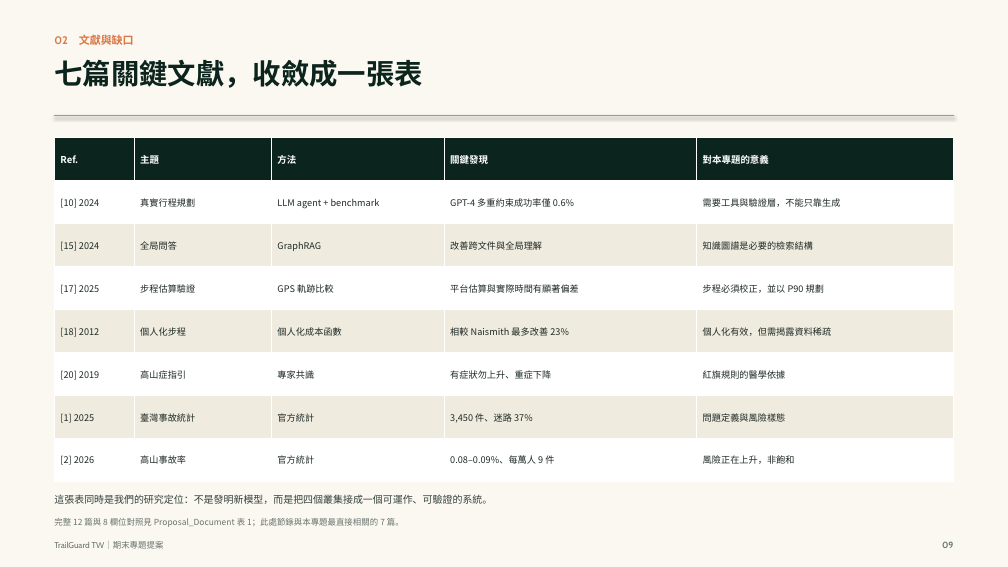
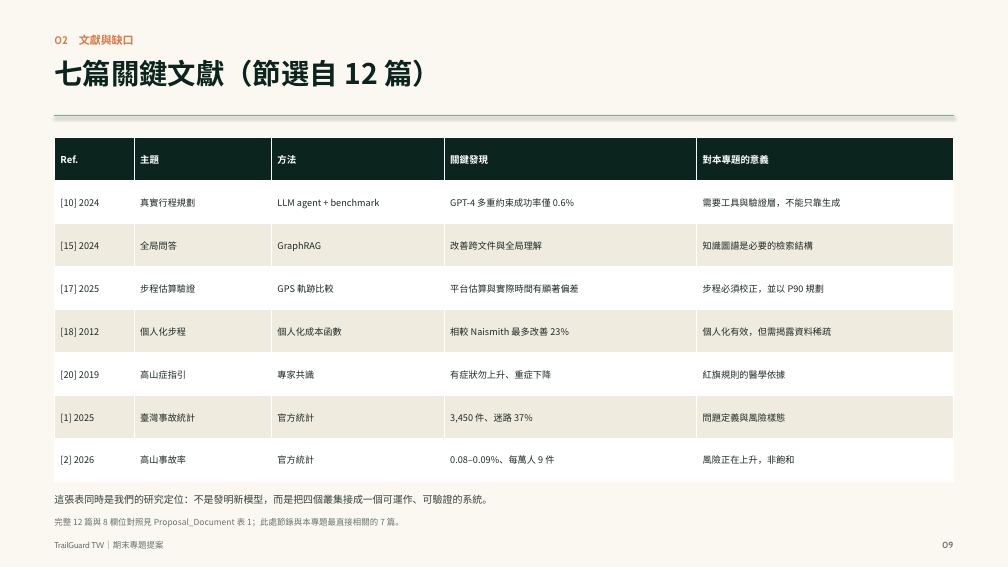
Before and after one commit to w115056033/AIOT_Final_Project, a slide deck: slide 9 of Proposal_PPT.pptx. Drawn at 1008x567 pixels with LibreOffice and Linux fonts; fonts in the diff are those of the drawing. Boxes give left, top, right and bottom in pixels: in the first picture for what was removed or moved away, otherwise in the second. Text is boxed around its words. In the diff, an @@ line names an element or a change of style, - is before the commit and + after.

Commit message:
docs: 圖片編號依序、15 張表加編號、爭論補證據段、PPT 標示節選篇數

```diff
--- a/Proposal_PPT.pptx
+++ b/Proposal_PPT.pptx
@@ text at bbox=[54, 59, 441, 87]: text changed @@
-七篇關鍵文獻，收斂成一張表
+七篇關鍵文獻（節選自 12 篇）
```
Also in this commit, not shown: 6 other files.
